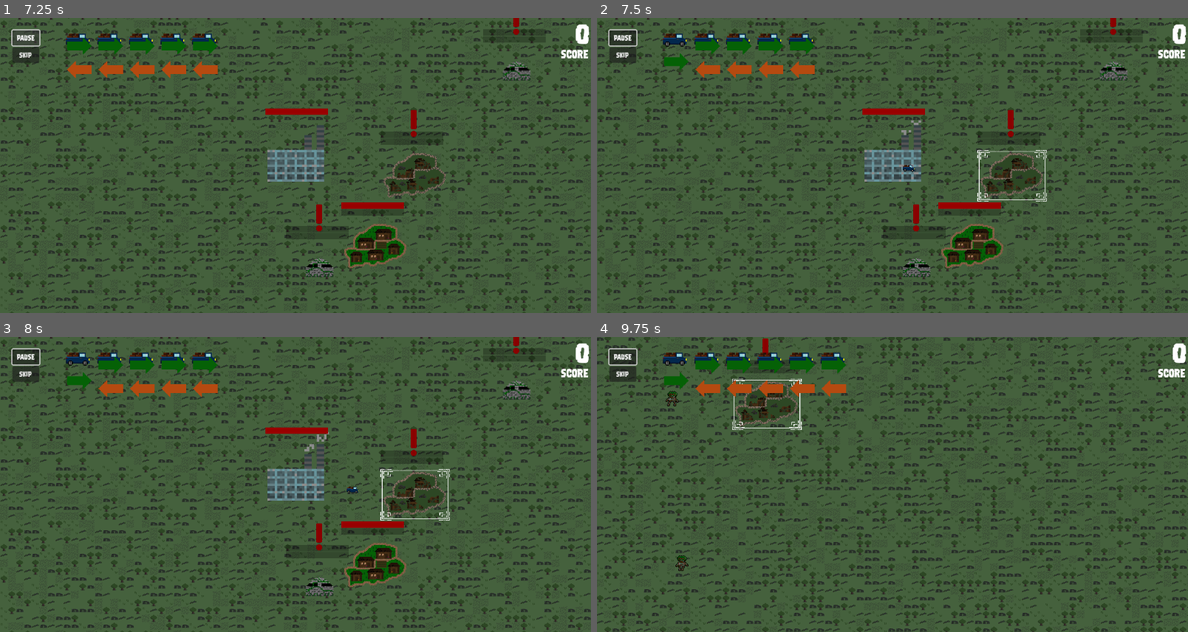
Above: before the commit, frames 1-4 (two rows, left to right).
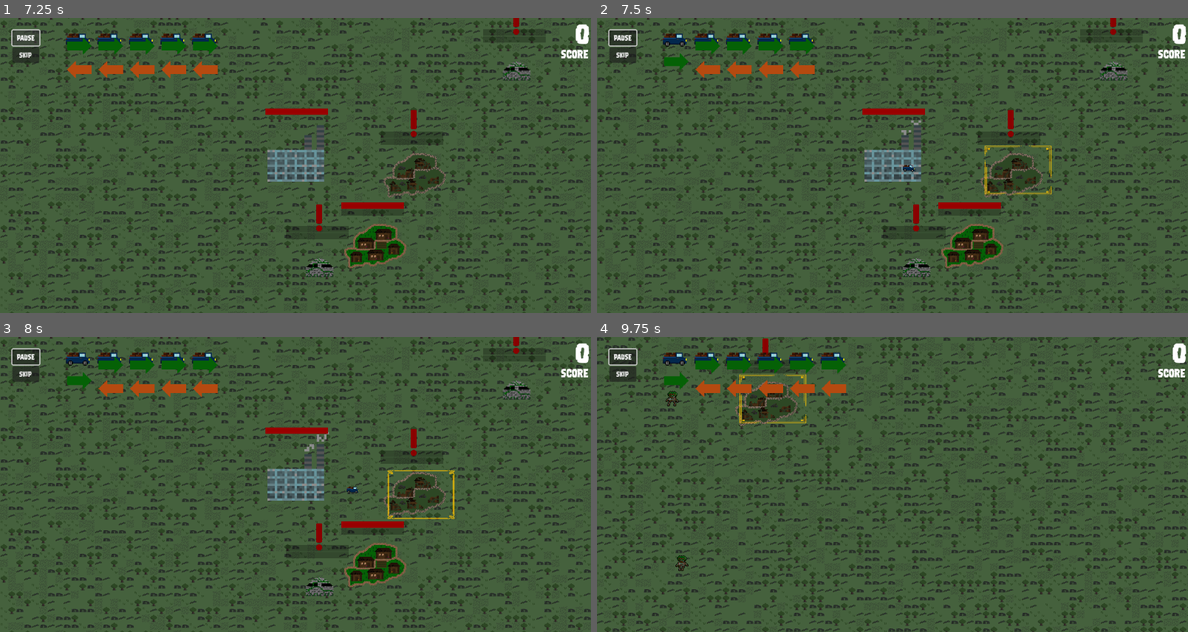
Above: after the commit, the same moments.

Repository: lewis785/ludum-dare-53
Game: Godot game, scene res://scenes/main.tscn
Two runs of this game, one before a commit and one after it. Both use one fixed random seed, a clock stepped at 60 frames per second and the inputs below.
Inputs (mouse positions are in pixels of both pictures, inside the frame that each line leads up to):
- Up to frame 1 (7.25 s): click "start" at 0.5 s; click "skip" at 1.25 s; click "slow" at 2 s; click "skip" at 2.75 s; click "slow" at 3.5 s; click "skip" at 4.25 s; click "slow" at 5 s; click "pause" at 5.75 s; click "paused" at 6.5 s
- Up to frame 2 (7.5 s): move the mouse to (1010, 174) at 7.27 s; press the mouse at (1010, 174) at 7.28 s
- Up to frame 3 (8 s): no input
- Up to frame 4 (9.75 s): move the mouse to (916, 587) at 8.02 s; release the mouse at (916, 587) at 8.03 s; tap S (camera_down) at 8.1 s; click (916, 587) at 8.17 s; move the mouse to (969, 505) at 8.77 s; hold A (camera_left) 8.78-9.53 s; click (969, 505) at 8.92 s; move the mouse to (780, 401) at 9.52 s; tap D (camera_right) at 9.6 s; click (780, 401) at 9.67 s

Frame 1 is identical in both runs. In frame 2, 0.5% of the frame differs, in the area x 64-77%, y 43-63%; in frame 3, 0.4%; in frame 4, 0.4%.

Commit message:
feat: update border

Diff:
--- a/scenes/structure/structure.gd
+++ b/scenes/structure/structure.gd
@@ -270,6 +270,7 @@
 
 
 func _on_structure_area_2d_mouse_entered():
+	_border.play()
 	_border.show()
 	pass # Replace with function body.
 
--- a/scenes/structure/structure.tscn
+++ b/scenes/structure/structure.tscn
@@ -156,9 +156,12 @@
 frame_progress = 0.245583
 
 [node name="Borders" type="AnimatedSprite2D" parent="StructureArea2D"]
+modulate = Color(1, 0.768627, 0, 0.737255)
 position = Vector2(11, 6.5)
 scale = Vector2(1.5, 1.10526)
 sprite_frames = SubResource("SpriteFrames_ukjnt")
+frame = 6
+frame_progress = 0.719347
 
 [node name="RangeArea2D" type="Area2D" parent="."]
 
